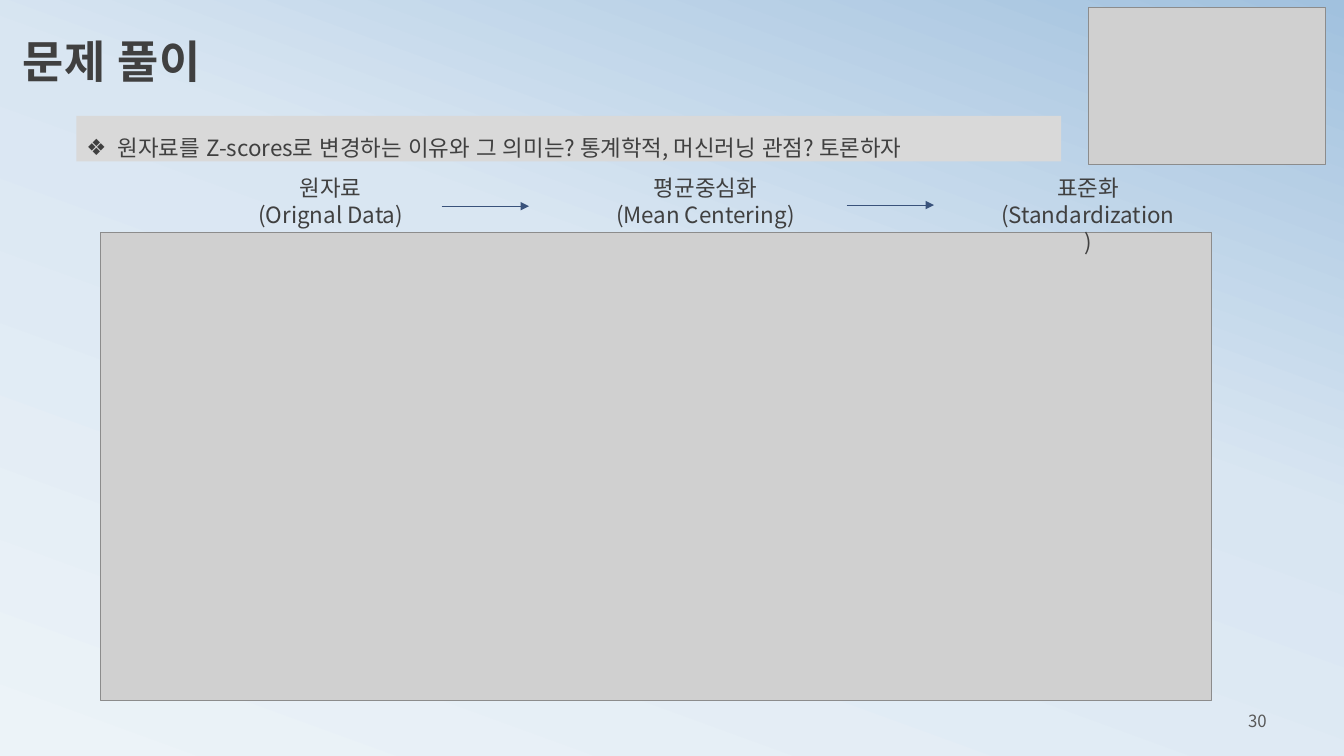
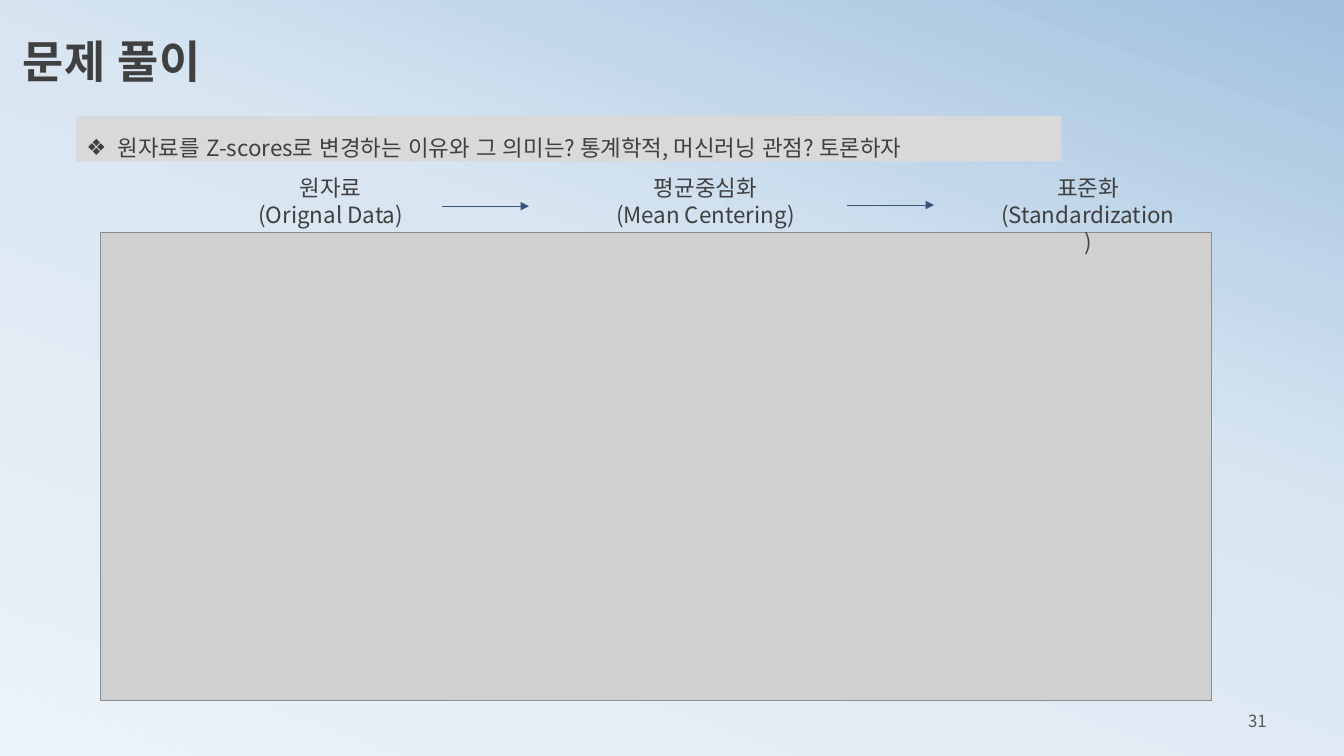
Before and after one commit to ancestor9/mathematics-for-machine-learning, a slide deck: slide 31 of 3_probability theory for machine learning.pptx (slide 30 before the commit). Drawn at 1344x756 pixels with LibreOffice and Linux fonts; fonts in the diff are those of the drawing; grey boxes stand for pictures. Boxes give left, top, right and bottom in pixels: in the first picture for what was removed or moved away, otherwise in the second. Text is boxed around its words. In the diff, an @@ line names an element or a change of style, - is before the commit and + after.

```diff
--- a/3_probability theory for machine learning.pptx
+++ b/3_probability theory for machine learning.pptx
@@ picture removed at bbox=[1088, 7, 1325, 164] @@
@@ page number at bbox=[1248, 714, 1267, 727]: text changed @@
-30
+31
```
Also in this commit, not shown: 3 other slides changed, 2 slides removed.
